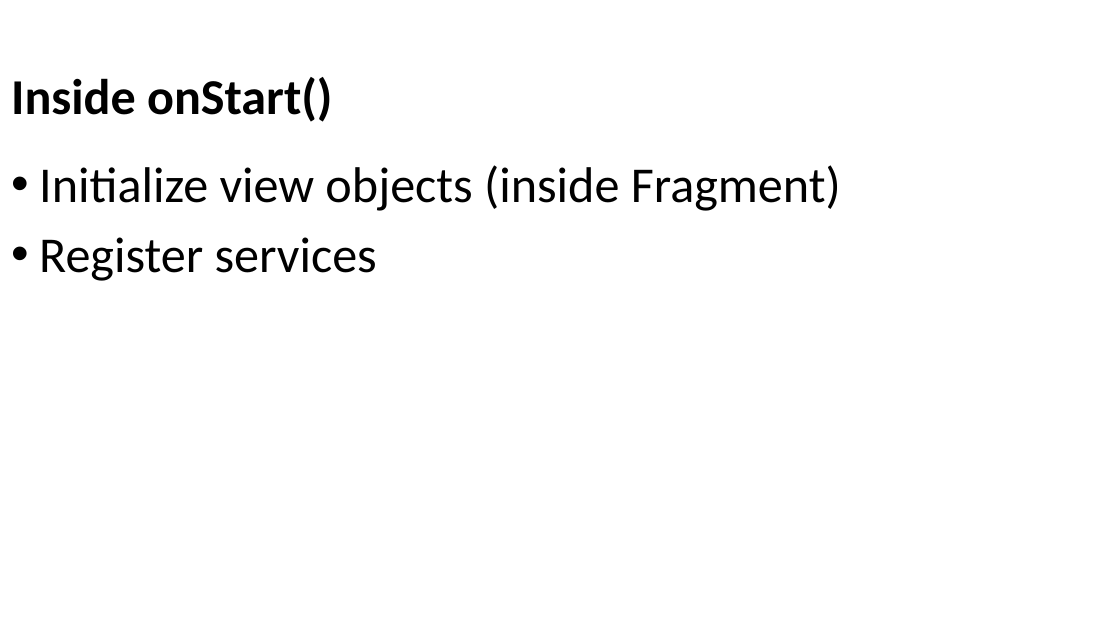
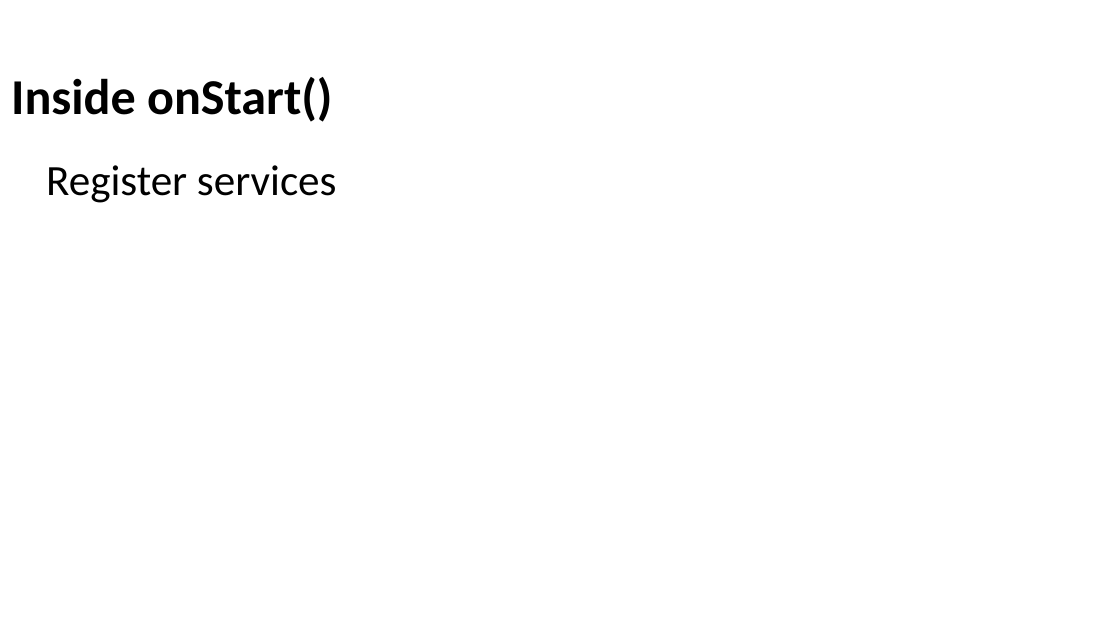
Before and after one commit to Batch-xx/Android-Lunch-Learn, a slide deck: slide 18 of slides/Android Studio_Activities_Fragments.pptx. Drawn at 1120x630 pixels with LibreOffice and Linux fonts; fonts in the diff are those of the drawing; background and template pictures are left out. Boxes give left, top, right and bottom in pixels: in the first picture for what was removed or moved away, otherwise in the second. Text is boxed around its words. In the diff, an @@ line names an element or a change of style, - is before the commit and + after.

```diff
--- a/slides/Android Studio_Activities_Fragments.pptx
+++ b/slides/Android Studio_Activities_Fragments.pptx
@@ text "Register services" at [46, 165, 337, 203]: size 43 to 37 pt; bullet • to none; list level 1 to 2 in "Register services" @@
@@ text at [39, 165, 841, 211]: paragraph removed @@
-• Initialize view objects (inside Fragment)
```
Also in this commit, not shown: 11 other slides changed, 1 slide added, 1 slide removed, 3 other files.
